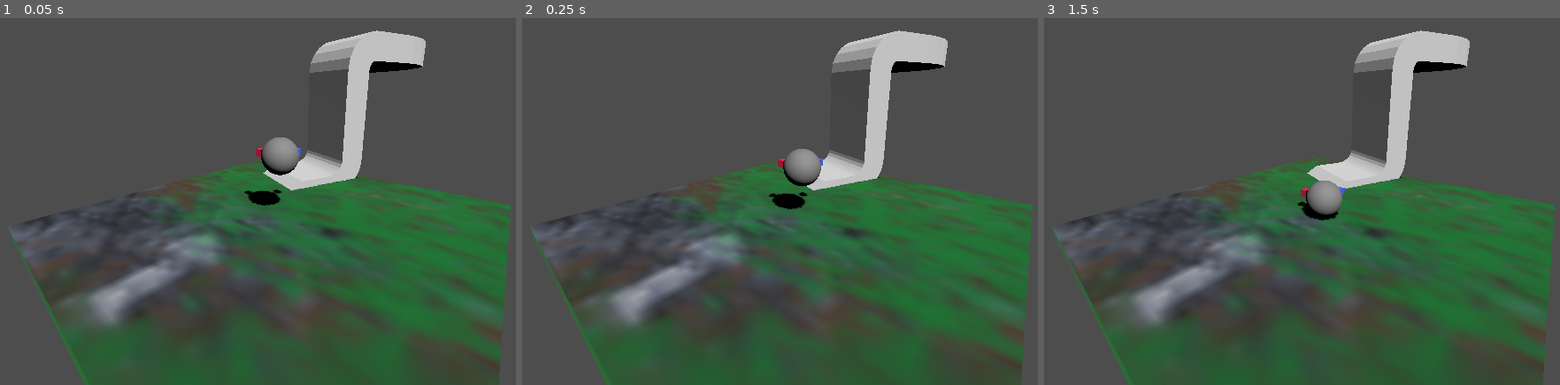
Above: before the commit, frames 1-3 (left to right).
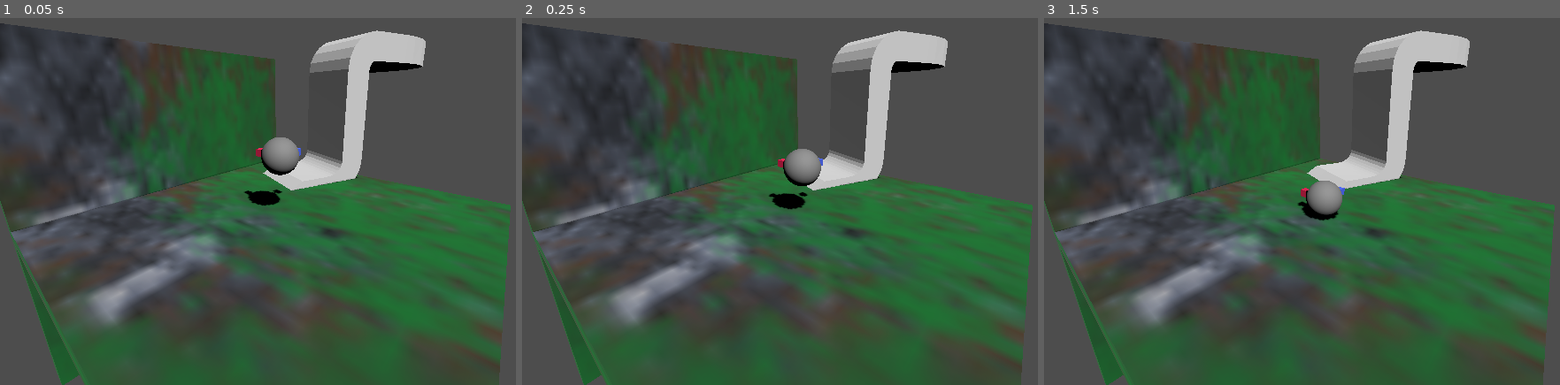
Above: after the commit, the same moments.

Repository: LettucePie/druid
Game: Godot game, scene res://stages/stage_0.tscn
Same seed, same stepped clock (60 frames per second), same inputs: the game is played once before the commit and once after it.
Inputs:
- Up to frame 1 (0.05 s): no input
- Up to frame 2 (0.25 s): no input
- Up to frame 3 (1.5 s): tap Enter at 0.5 s; hold Right (ui_right) 0.53-1.28 s; tap Space at 1.25 s; hold Down (ui_down) from 1.28 s (still down)

The runs differ from the first frame. In frame 1, 16% of the frame differs, in the area x 0-54%, y 1-100%; in frame 2, 16%; in frame 3, 17%.

Commit message:
failing to understand how to climb with Vector3.slide

Diff:
--- a/core/player.gd
+++ b/core/player.gd
@@ -51,13 +51,15 @@
 	var direction = input_dir.rotated(Vector3.UP, current_cam.rotation.y)
 
 	## Transform direction perpindicular to get_up_direction()
-	## How? I don't know if it's cross, slide, bounce, reflect...
-#	direction = direction.slide(get_up_direction())
-	direction = direction.cross(get_up_direction())
+	print("up ", get_up_direction())
+	print("indir ", direction)
+	direction = direction.slide(get_up_direction())
+	print("manipulated dir ", direction)
 
 #	print(direction)
 	if stop:
-		velocity.lerp(Vector3.ZERO, delta)
+		if is_on_floor():
+			velocity = Vector3.ZERO
 	else:
 		velocity = direction * SPEED
 
--- a/stages/stage_0.tscn
+++ b/stages/stage_0.tscn
@@ -30,6 +30,16 @@
 material_override = SubResource("StandardMaterial3D_5cjng")
 mesh = SubResource("BoxMesh_oup2k")
 
+[node name="wall" type="StaticBody3D" parent="."]
+transform = Transform3D(-4.37114e-08, 1, 0, -1, -4.37114e-08, 0, 0, 0, 1, -4.75023, 2.07639e-07, 0)
+
+[node name="CollisionShape3D" type="CollisionShape3D" parent="wall"]
+shape = SubResource("BoxShape3D_321b2")
+
+[node name="MeshInstance3D" type="MeshInstance3D" parent="wall"]
+material_override = SubResource("StandardMaterial3D_5cjng")
+mesh = SubResource("BoxMesh_oup2k")
+
 [node name="DirectionalLight3D" type="DirectionalLight3D" parent="."]
 transform = Transform3D(0.784214, 0.190011, 0.590682, -0.620491, 0.240147, 0.746539, 0, -0.951958, 0.306227, 0, 0, 0)
 shadow_enabled = true
